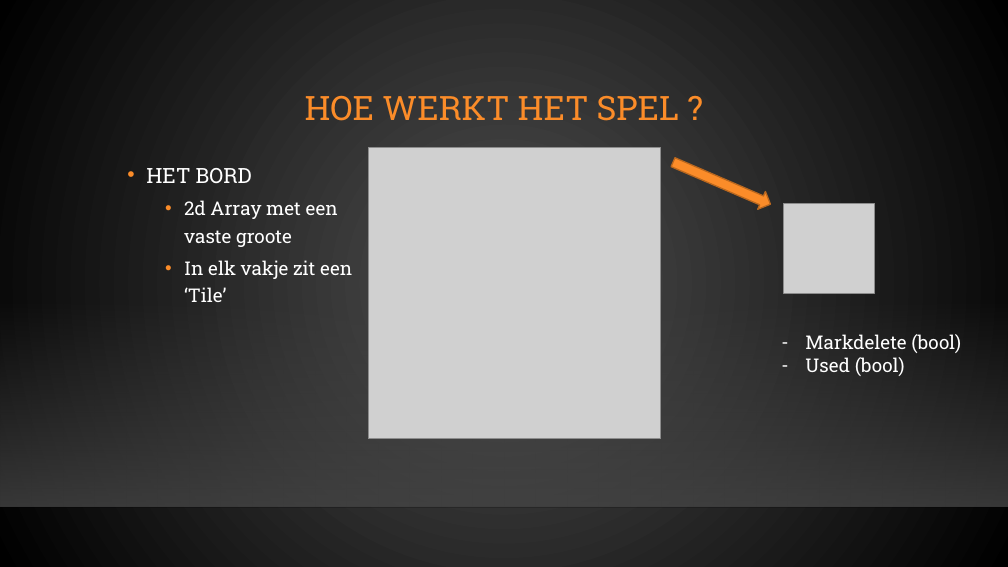
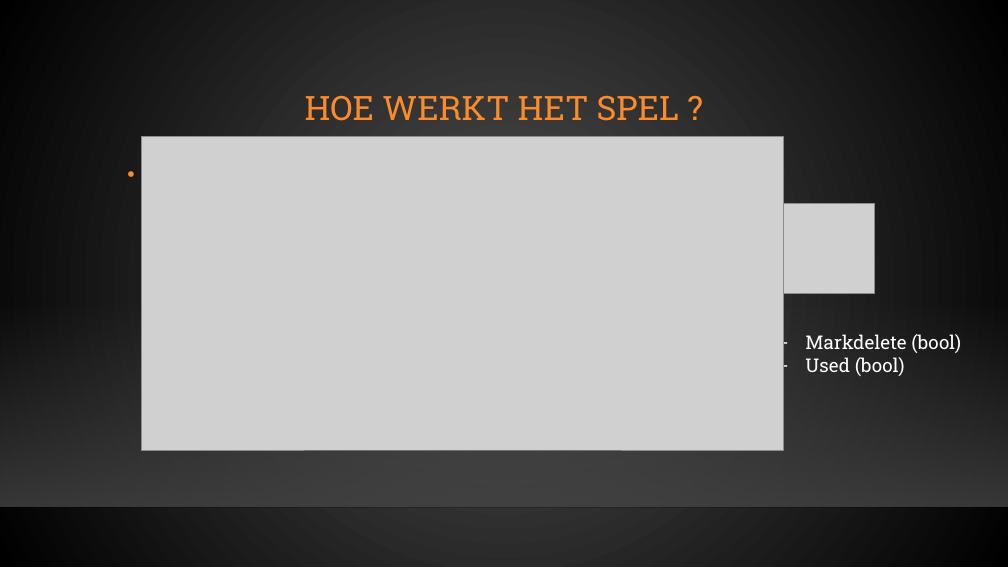
Before and after one commit to maximderboven/blockgame, a slide deck: slide 7 of documentation/Presentatie/WoodenBlockGamePPTX_MaximDerboven_AlexieChaerle_INF105A.pptx. Drawn at 1008x567 pixels with LibreOffice and Linux fonts; fonts in the diff are those of the drawing; grey boxes stand for pictures; background and template pictures are left out. Boxes give left, top, right and bottom in pixels: in the first picture for what was removed or moved away, otherwise in the second. Text is boxed around its words. In the diff, an @@ line names an element or a change of style, - is before the commit and + after.

```diff
--- a/documentation/Presentatie/WoodenBlockGamePPTX_MaximDerboven_AlexieChaerle_INF105A.pptx
+++ b/documentation/Presentatie/WoodenBlockGamePPTX_MaximDerboven_AlexieChaerle_INF105A.pptx
@@ picture added at [141, 136, 783, 450] @@
@@ picture removed at [368, 147, 661, 439] @@
@@ left arrow removed at [670, 153, 775, 213] @@
```
Also in this commit, not shown: 1 other slide changed.
